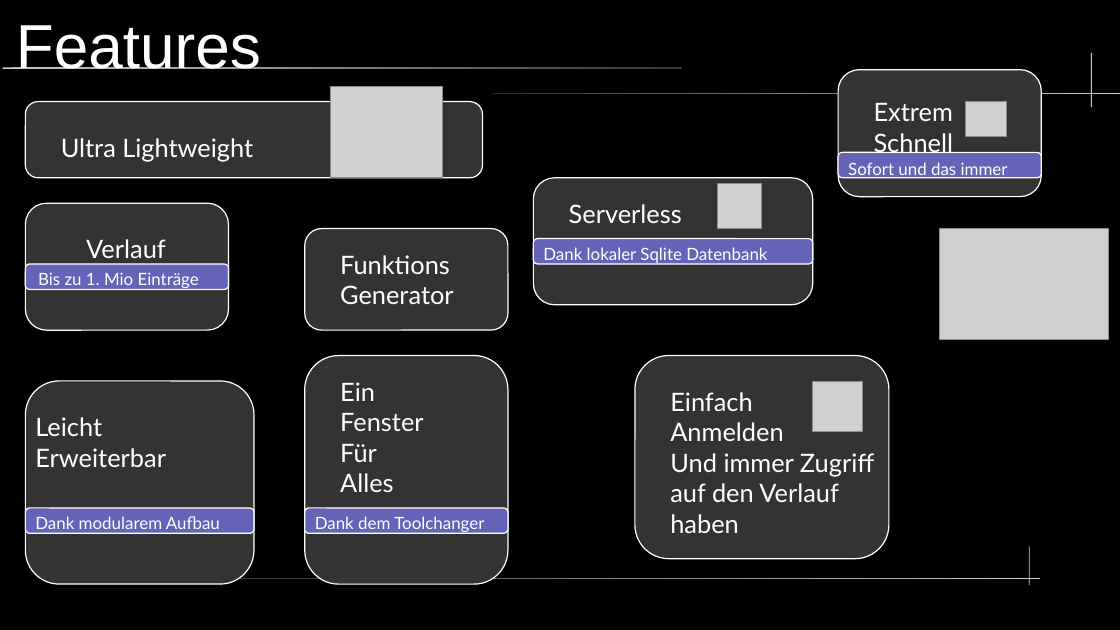
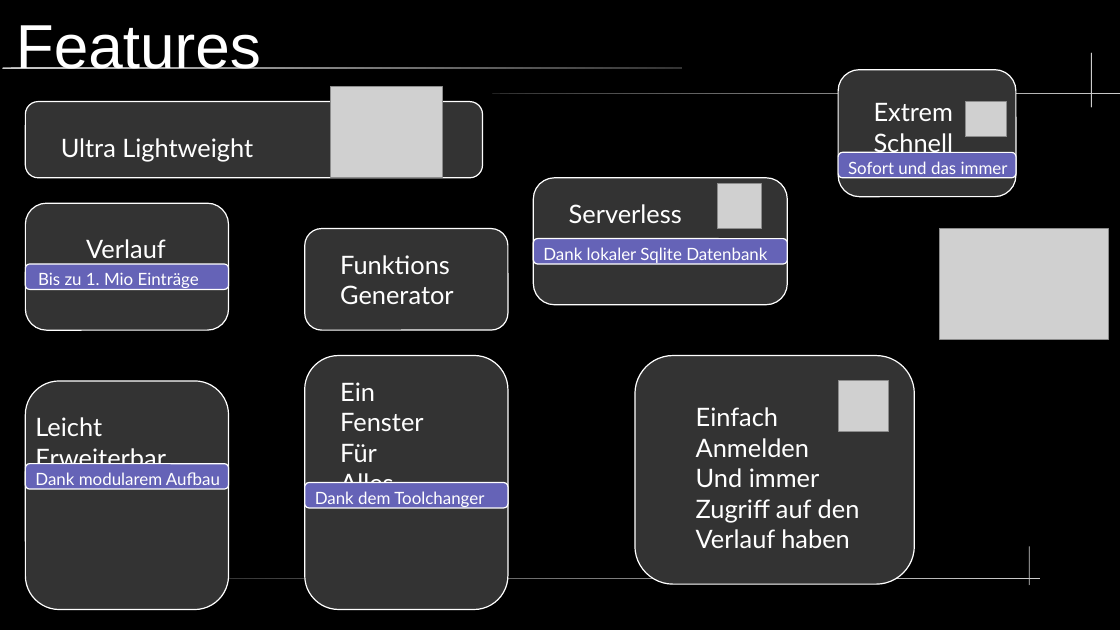
Before and after one commit to hyperbel/MatheProjekt22_23, a slide deck: slide 10 of Doc/Präsi/Präsentation.odp (slide 6 before the commit). Drawn at 1120x630 pixels with LibreOffice and Linux fonts; fonts in the diff are those of the drawing; grey boxes stand for pictures. Boxes give left, top, right and bottom in pixels: in the first picture for what was removed or moved away, otherwise in the second. Text is boxed around its words. In the diff, an @@ line names an element or a change of style, - is before the commit and + after.

```diff
--- a/Doc/Präsi/Präsentation.odp
+++ b/Doc/Präsi/Präsentation.odp
@@ rounded rectangle: place and size @@
-rounded rectangle at (838, 70, 1042, 197)
+rounded rectangle at (838, 70, 1016, 197)
@@ rounded rectangle: place and size @@
-rounded rectangle at (534, 178, 813, 305)
+rounded rectangle at (534, 178, 788, 305)
@@ rounded rectangle: place and size @@
-rounded rectangle at (838, 152, 1042, 178)
+rounded rectangle at (838, 152, 1016, 178)
@@ rounded rectangle: place and size @@
-rounded rectangle at (534, 239, 813, 264)
+rounded rectangle at (534, 239, 788, 264)
@@ freeform shape: place and size @@
-freeform shape at (305, 356, 508, 584)
+freeform shape at (305, 356, 508, 610)
@@ rounded rectangle: place and size @@
-rounded rectangle at (635, 356, 889, 559)
+rounded rectangle at (635, 356, 915, 584)
@@ rounded rectangle removed at (25, 381, 254, 584) @@
@@ freeform shape added at (25, 381, 229, 610), fill #333333, outline #FFFFFF 0.85 pt @@
@@ picture: place and size @@
-picture at (813, 382, 863, 432)
+picture at (839, 381, 889, 431)
@@ text "Einfach" rewrapped from (670, 392, 874, 533) to (696, 407, 860, 548) @@
@@ text "Dank modularem Aufbau": place and size @@
-text "Dank modularem Aufbau" at (35, 516, 220, 533)
+text "Dank modularem Aufbau" at (35, 472, 220, 489)
@@ rounded rectangle: place and size @@
-rounded rectangle at (25, 508, 254, 534)
+rounded rectangle at (25, 463, 229, 489)
@@ text "Dank dem Toolchanger": place and size @@
-text "Dank dem Toolchanger" at (315, 516, 484, 533)
+text "Dank dem Toolchanger" at (315, 491, 484, 508)
@@ rounded rectangle: place and size @@
-rounded rectangle at (305, 508, 508, 534)
+rounded rectangle at (305, 483, 508, 508)
```
Also in this commit, not shown: 11 other slides changed, 13 slides added, 2 slides removed.
